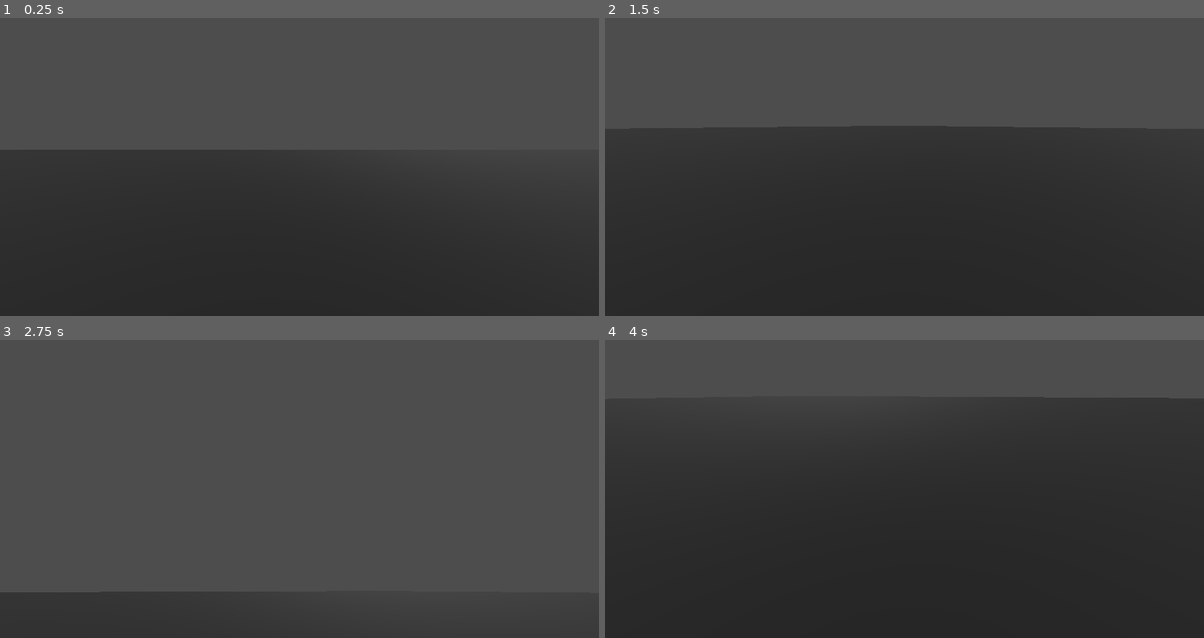
Above: before the commit, frames 1-4 (two rows, left to right).
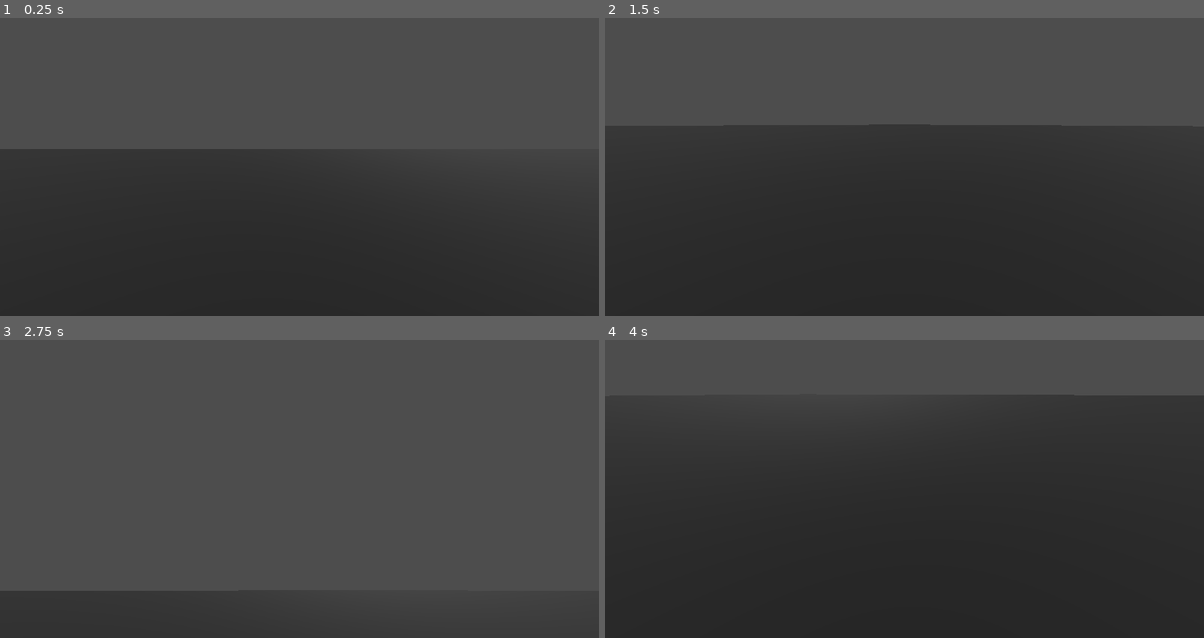
Above: after the commit, the same moments.

Repository: Knight-XAura/Illuminated-Ruler
Game: Godot game, scene res://world.tscn
Two runs of this game, one before a commit and one after it. Both use one fixed random seed, a clock stepped at 60 frames per second and the inputs below. The project has no main scene, so this scene is started directly.
Inputs (mouse positions are in pixels of both pictures, inside the frame that each line leads up to):
- Up to frame 1 (0.25 s): no input
- Up to frame 2 (1.5 s): tap Enter at 0.5 s; move the mouse to (1036, 131) at 0.52 s; hold D (move_right) 0.53-1.28 s; tap Space (jump) at 0.77, 1.25 s; move the mouse to (784, 164) at 1.27 s; hold S (move_backward) from 1.28 s (still down)
- Up to frame 3 (2.75 s): tap Space (jump) at 1.52 s; tap Enter at 2 s; move the mouse to (359, 396) at 2.02 s; release S (move_backward) at 2.03 s; hold D (move_right) from 2.03 s (still down)
- Up to frame 4 (4 s): tap Space (jump) at 2.75, 3.02, 3.77 s; move the mouse to (874, 536) at 2.77 s; release D (move_right) at 2.78 s; hold W (move_forward) 2.78-3.53 s; tap Enter at 3.5 s; move the mouse to (1084, 521) at 3.52 s; hold A (move_left) from 3.53 s (still down)

The runs differ from the first frame. In frame 1, less than 0.1% of the frame differs, in the area x 0-100%, y 43-45%; in frame 2, less than 0.1%; in frame 3, less than 0.1%; in frame 4, less than 0.1%.

Commit message:
Update world.tscn

Diff:
--- a/world.tscn
+++ b/world.tscn
@@ -18,13 +18,13 @@
 shadow_enabled = true
 
 [node name="Cave" type="StaticBody3D" parent="."]
-transform = Transform3D(0.25, 0, 0, 0, 0.25, 0, 0, 0, 0.25, 0, 0, 0)
+transform = Transform3D(0.5, 0, 0, 0, 0.5, 0, 0, 0, 0.5, 0, 0, 0)
 
 [node name="NodePlacement" type="Marker3D" parent="Cave"]
 transform = Transform3D(1, 0, 0, 0, 1, 0, 0, 0, 1, 2.08165e-12, 2.08165e-12, 2.08165e-12)
 
 [node name="StaticBody3D" type="StaticBody3D" parent="."]
-transform = Transform3D(0.25, 0, 0, 0, 0.25, 0, 0, 0, 0.25, 2.08165e-12, 0.5, 2.08165e-12)
+transform = Transform3D(0.5, 0, 0, 0, 0.5, 0, 0, 0, 0.5, 2.08165e-12, 0.5, 2.08165e-12)
 
 [node name="Floor" type="CSGBox3D" parent="StaticBody3D"]
 material_override = SubResource("StandardMaterial3D_hvd1s")
@@ -33,13 +33,5 @@
 [node name="CollisionShape3D" type="CollisionShape3D" parent="StaticBody3D"]
 shape = SubResource("BoxShape3D_ukr3f")
 
-[node name="Ceiling" type="CSGBox3D" parent="."]
-transform = Transform3D(0.25, 0, 0, 0, 0.25, 0, 0, 0, 0.25, 2.08165e-12, 10.5, 2.08165e-12)
-visible = false
-size = Vector3(1620, 1, 1510)
-
-[node name="Camera3D" type="Camera3D" parent="."]
-transform = Transform3D(1, -6.97574e-16, -1.5246e-23, -1.5246e-23, -4.37114e-08, 1, -6.97574e-16, -1, -4.37114e-08, 2.08165e-12, 2500, 2.08165e-12)
-
 [node name="CharacterBody3D" parent="." instance=ExtResource("2_oo0vh")]
 transform = Transform3D(1, 0, 0, 0, 1, 0, 0, 0, 1, 2.08165e-12, 1, 2.08165e-12)
